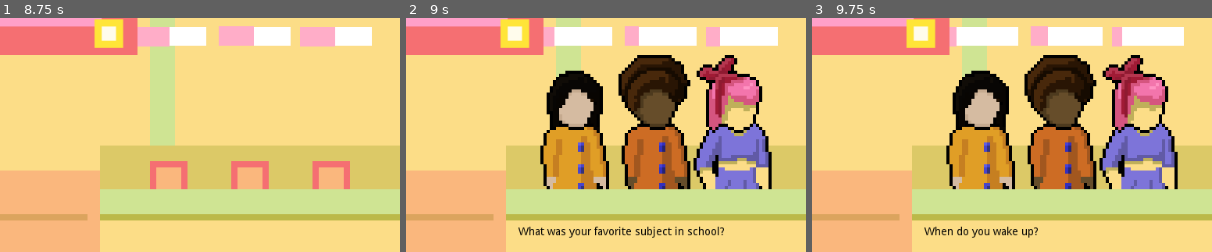
Above: before the commit, frames 1-3 (left to right).
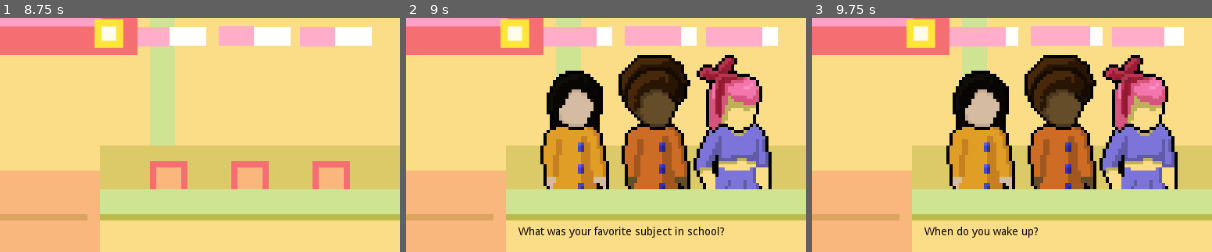
Above: after the commit, the same moments.

Repository: Clover10123/Subtraction
Game: Godot game, scene res://Scenes/GameScene.tscn
The game is run twice, just before and just after one commit, with the same random seed, the same clock (stepped at 60 frames per second) and the same inputs. This scene is started directly instead of the project's main scene.
Inputs (mouse positions are % of the whole screen's width and height, from its top left):
- Up to frame 1 (8.75 s): tap Enter at 0.5, 2, 3.5 s; move the mouse to (72, 45) at 0.52 s; press the mouse at (72, 45) at 0.53 s; tap Space at 1.25, 2.75, 4.25 s; move the mouse to (30, 55) at 1.27 s; release the mouse at (30, 55) at 1.28 s; click (30, 55) at 1.35 s; move the mouse to (60, 28) at 2.02 s; press the mouse at (60, 28) at 2.03 s; move the mouse to (45, 70) at 2.77 s; release the mouse at (45, 70) at 2.78 s; click (45, 70) at 2.85 s; move the mouse to (80, 65) at 3.52 s; press the mouse at (80, 65) at 3.53 s; move the mouse to (20, 35) at 4.27 s; release the mouse at (20, 35) at 4.28 s; click (20, 35) at 4.35 s; move the mouse to (55, 50) at 5.02 s; press the mouse at (55, 50) at 5.03 s; move the mouse to (35, 25) at 5.77 s; release the mouse at (35, 25) at 5.78 s; click (35, 25) at 5.85 s; move the mouse to (72, 45) at 6.52 s; press the mouse at (72, 45) at 6.53 s; move the mouse to (30, 55) at 7.27 s; release the mouse at (30, 55) at 7.28 s; click (30, 55) at 7.35 s; move the mouse to (60, 28) at 8.02 s; press the mouse at (60, 28) at 8.03 s
- Up to frame 2 (9 s): move the mouse to (45, 70) at 8.77 s; release the mouse at (45, 70) at 8.78 s; click (45, 70) at 8.85 s
- Up to frame 3 (9.75 s): click "Arts / Language" at 9.5 s
The pictures show only the part of the screen within x 50-100%, y 31-81%; the shares and areas given below are measured in that part.

Frame 1 is identical in both runs. In frame 2, 2.7% of the frame differs, in the area x 37-89%, y 3-13%; in frame 3, 2.9%, in the area x 36-89%, y 3-13%.

Commit message:
Minor bug fixes

Diff:
--- a/Scenes/Scripts/Character.gd
+++ b/Scenes/Scripts/Character.gd
@@ -7,4 +7,4 @@
 var attractiveness : int# Default level of attraction
 
 func _init():
-	attractiveness = 20
+	attractiveness = 80
--- a/Scenes/Scripts/GameScene.gd
+++ b/Scenes/Scripts/GameScene.gd
@@ -222,7 +222,7 @@
 	$PlayerSprite.visible = true
 	$youlabel.visible = true
 	$AnswerPanel.visible = true
-	$GameShowMusic.start()
+	$GameShowMusic.play()
 
 	updateDates()
 	if(dates.size() == 0 and dates.contestantsInQueue() == 0):
--- a/Scenes/Scripts/SpeedDating.gd
+++ b/Scenes/Scripts/SpeedDating.gd
@@ -78,19 +78,21 @@
 	$Date.set_texture(date.texture)
 
 	state = SpeedState.INTRO
+	secondRound = false
 
 
 func start():
 	updateIntroDialogue()
 
 func time():
-	var timer = Timer.new()
-	timer.connect("timeout",self,"randomAnswer")
-	#timeout is what says in docs, in signals
-	#self is who respond to the callback
-	#_on_timer_timeout is the callback, can have any name
-	add_child(timer) #to process
-	timer.start(Q_TIMEOUT) #to start
+	pass
+	# var timer = Timer.new()
+	# timer.connect("timeout",self,"randomAnswer")
+	# #timeout is what says in docs, in signals
+	# #self is who respond to the callback
+	# #_on_timer_timeout is the callback, can have any name
+	# add_child(timer) #to process
+	# timer.start(Q_TIMEOUT) #to start
 
 func randomAnswer():
 	print("Timer ran out!")
@@ -115,6 +117,7 @@
 	if(secondRound == false):
 		secondRound = true
 		question = q2
+		updateQuestion()
 	else:
 		get_parent().endSpeedDate()
 
--- a/Scenes/Scripts/Types.gd
+++ b/Scenes/Scripts/Types.gd
@@ -3,4 +3,4 @@
 
 func compatible(e, f):
 	print("Compatible: " + str(e) + ", " + str(f) + "")
-	return (e+f)%4 == 0 || e == f;
+	return (e+f) == 3 || e == f;
